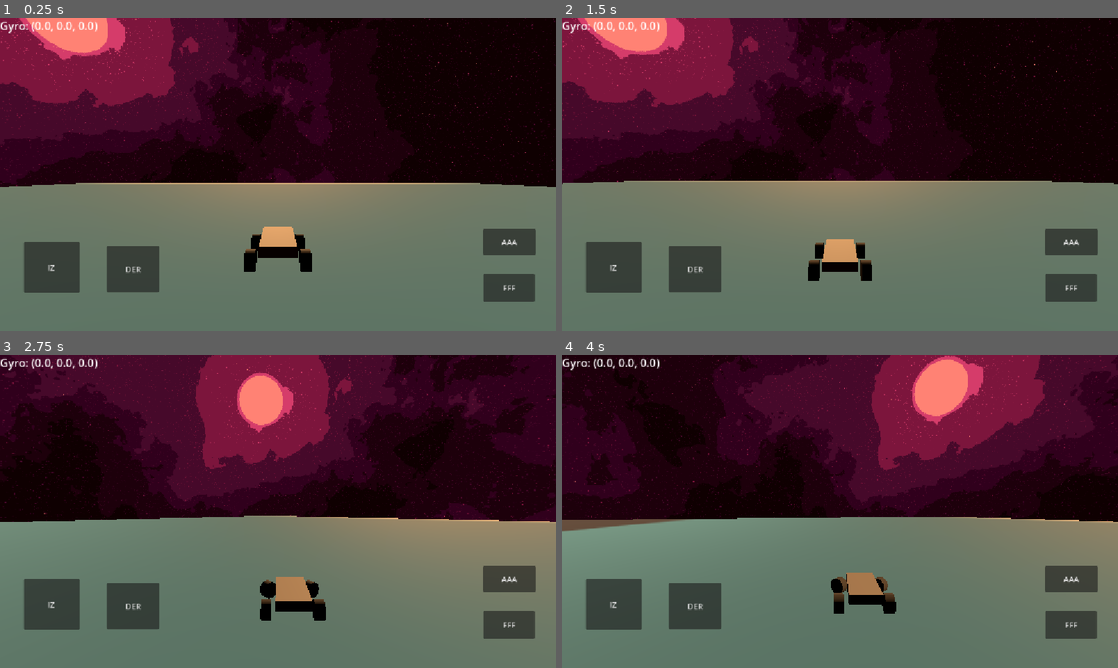
Above: before the commit, frames 1-4 (two rows, left to right).
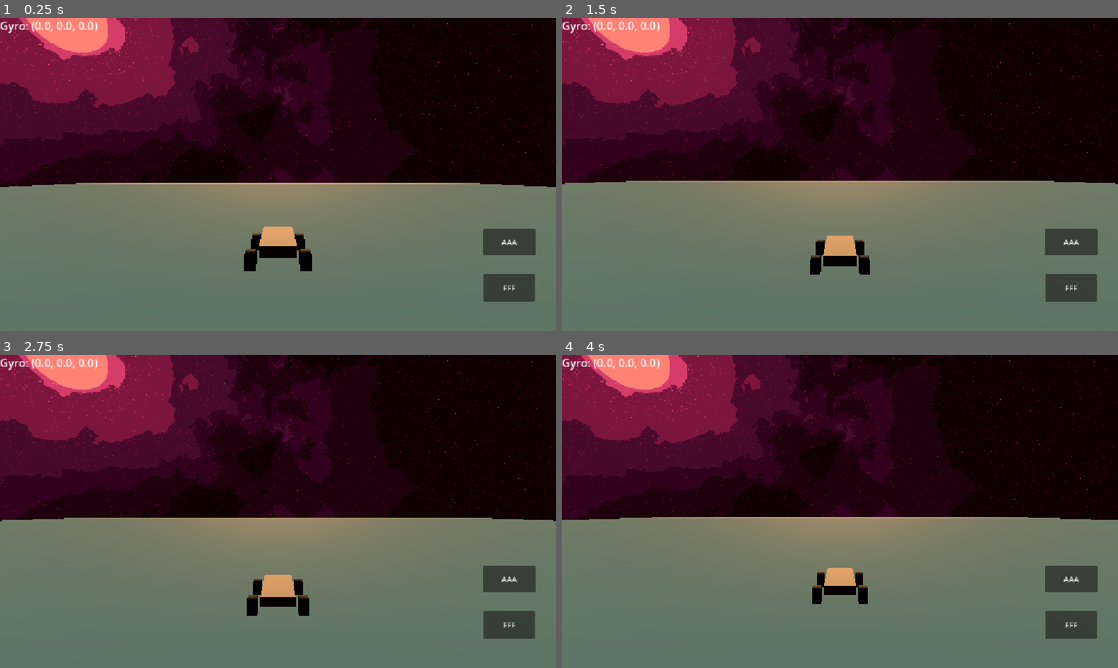
Above: after the commit, the same moments.

Repository: Pablo7776/vehicle-arena
Game: Godot game, scene res://scenes/main/main.tscn
Same seed, same stepped clock (60 frames per second), same inputs: the game is played once before the commit and once after it. The engine's default icon, where the game draws it, is replaced by a stand-in: a white triangle on a blue panel in a dark square.
Inputs:
- Up to frame 1 (0.25 s): no input
- Up to frame 2 (1.5 s): hold D (steer_right) 0.53-1.28 s; hold S (brake) from 1.28 s (still down)
- Up to frame 3 (2.75 s): release S (brake) at 2.03 s; hold D (steer_right) from 2.03 s (still down)
- Up to frame 4 (4 s): release D (steer_right) at 2.78 s; hold W (accelerate) 2.78-3.53 s; hold A (steer_left) from 3.53 s (still down)

The runs differ from the first frame. In frame 1, 3.0% of the frame differs, in the area x 4-57%, y 68-88%; in frame 2, 6.0%; in frame 3, 41%, in the area x 0-100%, y 0-88%; in frame 4, 40%.

Commit message:
extras camara

Diff:
--- a/vehicle-arena/scenes/camera/camera_3d.gd
+++ b/vehicle-arena/scenes/camera/camera_3d.gd
@@ -7,6 +7,9 @@
 @export var limite_pitch := 0.5
 @export var suavizado_pos := 8.0
 @export var recentrado := 1.5   # velocidad con la que vuelve al centro
+
+@export var sensibilidad_volante := 1.0
+@export var limite_volante := 0.6
 
 var vehiculo: Node3D
 
@@ -41,3 +44,16 @@
 	global_rotation.y = yaw_base + offset_yaw
 	global_rotation.x = offset_pitch
 	global_rotation.z = 0.0
+
+	# -------------------------
+	# VOLANTE (inclinación sostenida del celular)
+	# -------------------------
+	var accel = Input.get_accelerometer()
+
+	# accel.x suele ser el eje que corresponde a "inclinar como un volante"
+	# (rotar el celular sobre su eje largo). Si tu juego usa el celu en horizontal
+	# en vez de vertical, probablemente necesites accel.z en su lugar.
+	var volante = -(accel.x / 9.8) * sensibilidad_volante
+	volante = clamp(volante, -limite_volante, limite_volante)
+
+	vehiculo.steering = volante
--- a/vehicle-arena/scenes/camera/camera_3d.tscn
+++ b/vehicle-arena/scenes/camera/camera_3d.tscn
@@ -3,5 +3,7 @@
 [ext_resource type="Script" uid="uid://b3x4qyrwb6dbo" path="res://scenes/camera/camera_3d.gd" id="1_1aulh"]
 
 [node name="Camera3D" type="Camera3D" unique_id=1054761183]
+transform = Transform3D(1, 0, 0, 0, 1, 0, 0, 0, 1, 0, 0, -2)
 script = ExtResource("1_1aulh")
 offset = Vector3(0, 7.5, -17)
+sensibilidad = 8.0
--- a/vehicle-arena/scenes/main/main.tscn
+++ b/vehicle-arena/scenes/main/main.tscn
@@ -24,9 +24,9 @@
 [node name="Main" type="Node3D" unique_id=1314549957]
 
 [node name="Camera3D" parent="." unique_id=1054761183 instance=ExtResource("1_6q06x")]
-transform = Transform3D(1, 0, 0, 0, 1, 0, 0, 0, 1, 0, 0, -6.6694756)
+transform = Transform3D(1, 0, 0, 0, 0.99999994, 0, 0, 0, 1, 0, 0, 0)
 vehiculo_path = NodePath("../Vehicle")
-offset = Vector3(0, 6.5, -17)
+offset = Vector3(0, 6.5, -18)
 sensibilidad = 8.0
 limite_pitch = 0.3
 recentrado = 2.5
@@ -60,6 +60,7 @@
 text = "FFF"
 
 [node name="Button3" type="Button" parent="CanvasLayer" unique_id=100974611]
+visible = false
 offset_left = 49.0
 offset_top = 464.0
 offset_right = 165.0
@@ -67,6 +68,7 @@
 text = "IZ"
 
 [node name="Button4" type="Button" parent="CanvasLayer" unique_id=1412539236]
+visible = false
 offset_left = 221.0
 offset_top = 472.0
 offset_right = 330.0
